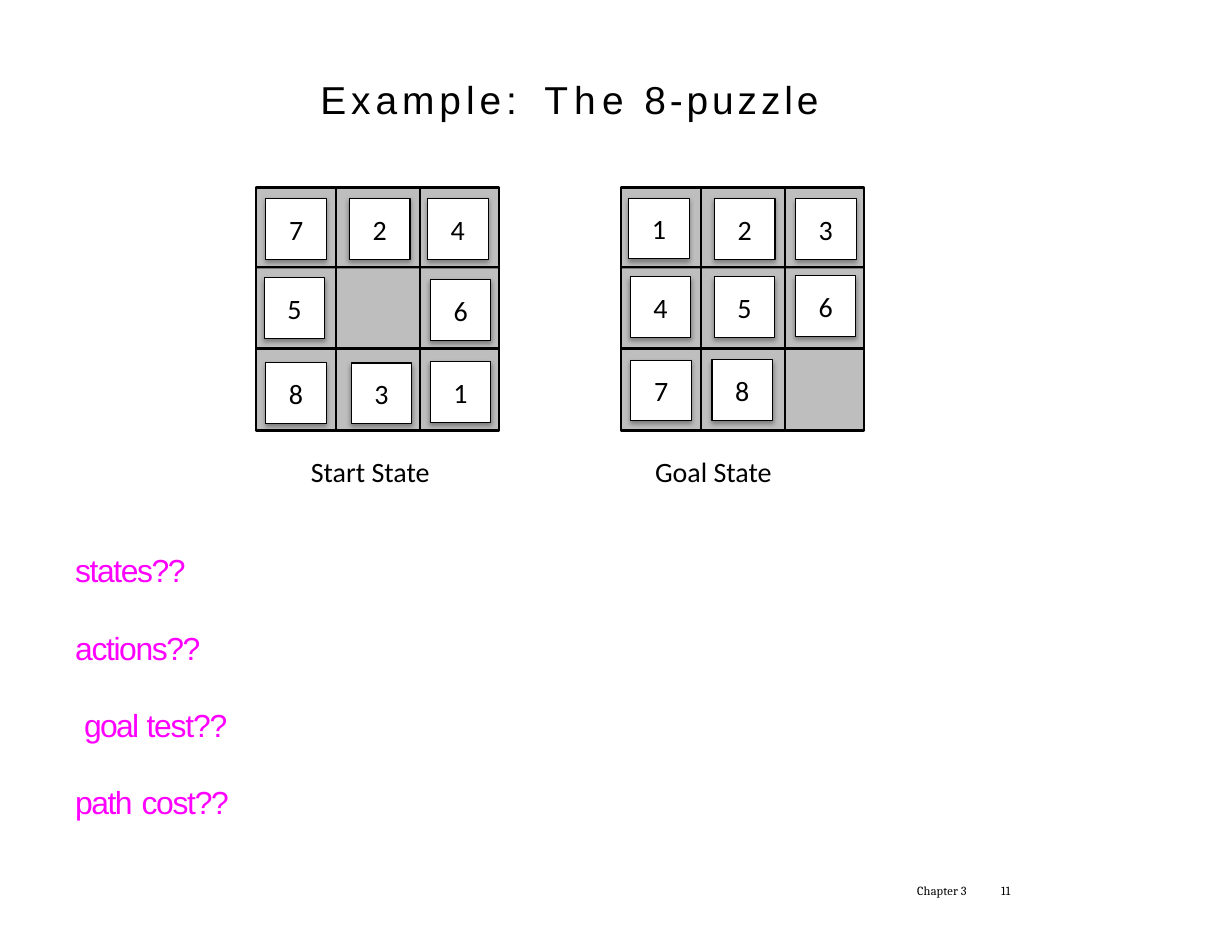
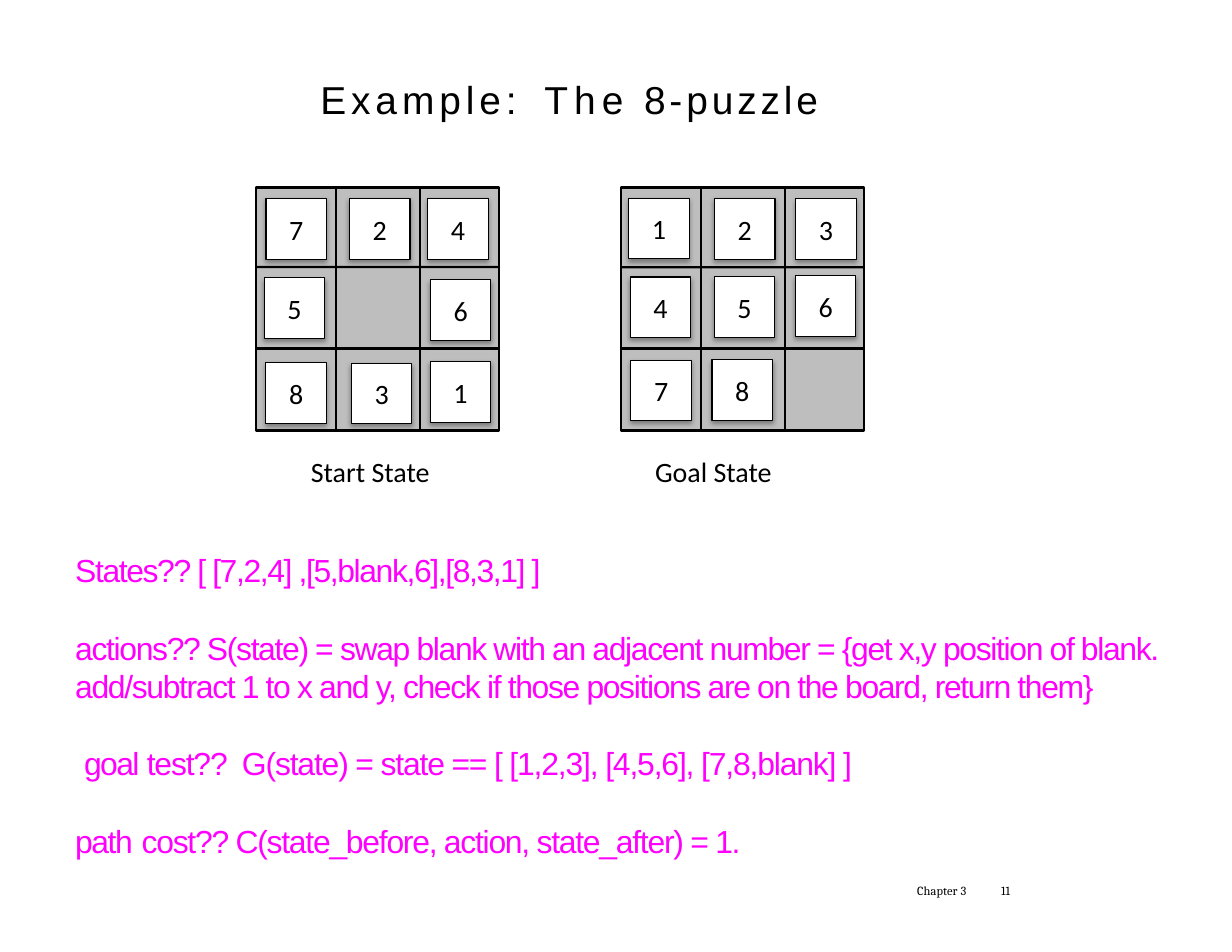
Before and after one commit to tdhock/cs470-570-spring-2023, a slide deck: slide 11 of slides/chapter3.1.pptx. Drawn at 1232x952 pixels with LibreOffice and Linux fonts; fonts in the diff are those of the drawing. Boxes give left, top, right and bottom in pixels: in the first picture for what was removed or moved away, otherwise in the second. Text is boxed around its words. In the diff, an @@ line names an element or a change of style, - is before the commit and + after.

```diff
--- a/slides/chapter3.1.pptx
+++ b/slides/chapter3.1.pptx
@@ rectangle "Example: The 8-puzzle" at [76, 85, 1021, 244]: letter spacing 2.6 to 2.5 pt in "8-puzzle" @@
@@ text at [75, 559, 1159, 859]: text changed @@
-states??
-actions??
-goal test??
-path cost??
+States?? [ [7,2,4] ,[5,blank,6],[8,3,1] ]
+actions?? S(state) = swap blank with an adjacent number = {get x,y position of blank.
+add/subtract 1 to x and y, check if those positions are on the board, return them}
+goal test?? G(state) = state == [ [1,2,3], [4,5,6], [7,8,blank] ]
+path cost?? C(state_before, action, state_after) = 1.
```
Also in this commit, not shown: 21 other slides changed, 1 other file.
